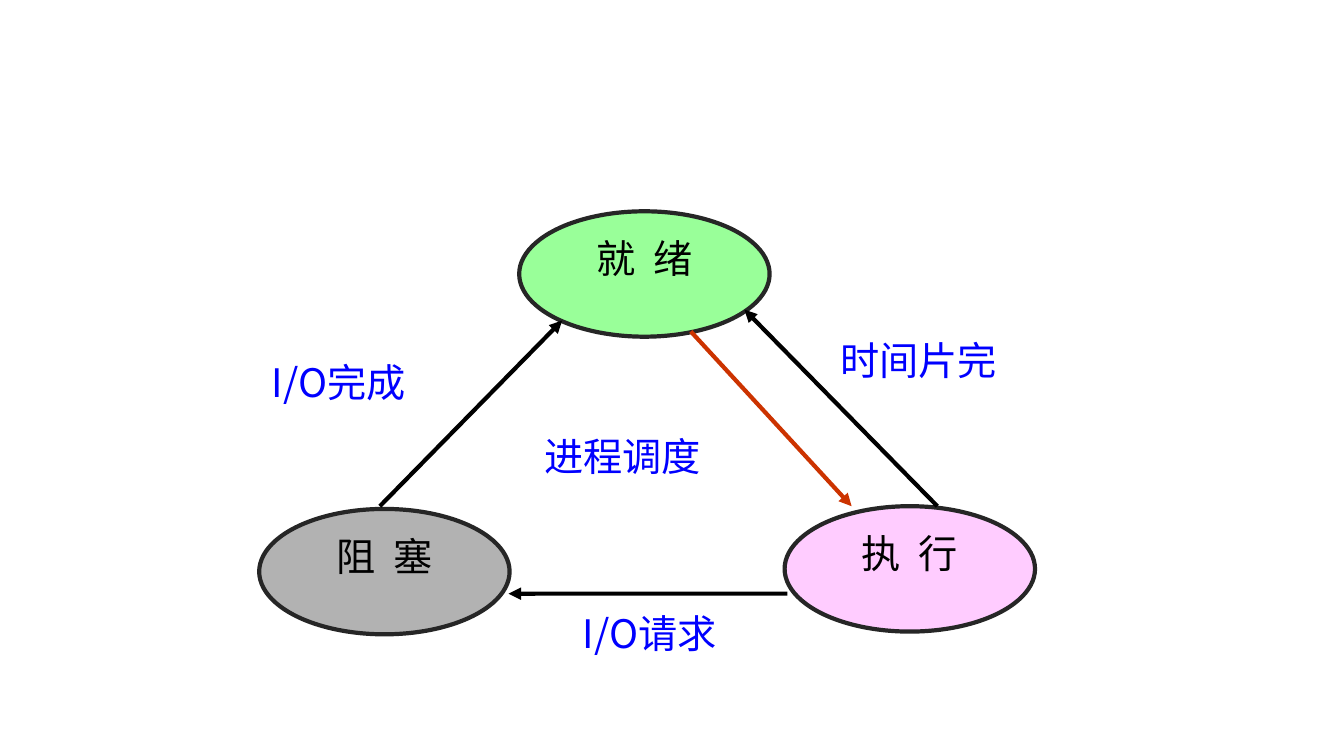
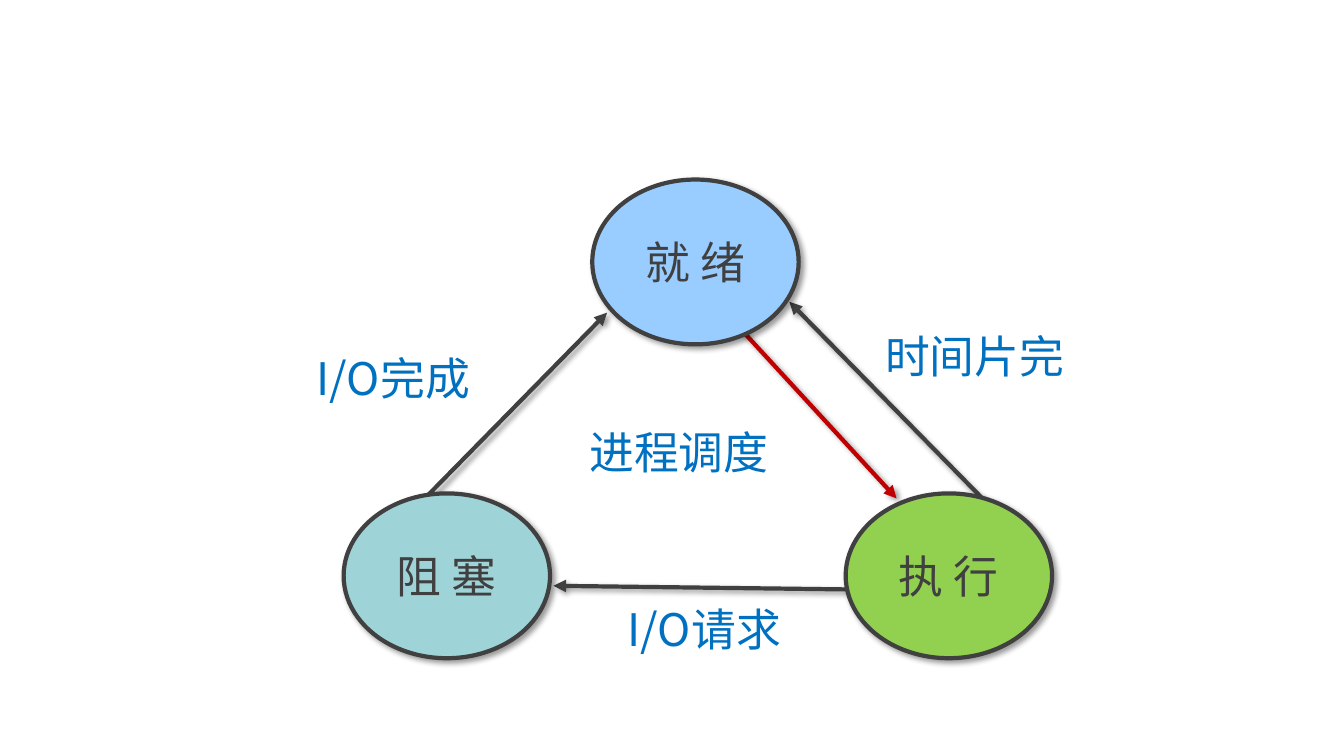
Before and after one commit to edu2act/course-computerIntroduction, a slide deck: slide 21 of materials/slides/ch05.pptx (slide 20 before the commit). Drawn at 1344x756 pixels with LibreOffice and Linux fonts; fonts in the diff are those of the drawing; background and template pictures are left out. Boxes give left, top, right and bottom in pixels: in the first picture for what was removed or moved away, otherwise in the second. Text is boxed around its words. In the diff, an @@ line names an element or a change of style, - is before the commit and + after.

```diff
--- a/materials/slides/ch05.pptx
+++ b/materials/slides/ch05.pptx
@@ ellipse "就 绪": place and size @@
-ellipse "就 绪" at box(519, 212, 769, 337)
+ellipse "就 绪" at box(593, 179, 800, 345)
@@ ellipse "就 绪" at box(593, 179, 800, 345): size 28 to 32 pt, text colour #000000 to #404040; less space between paragraphs; vertical alignment top to middle; fill #99FF99 to #99CCFF; outline #262626 3 pt to #404040 3 pt; shadow on @@
@@ arrow (424, 498) - (607, 313): stroke #000000 3 pt to #404040 3 pt @@
@@ 3 arrows: place and size @@
-3 arrows at box(380, 310, 938, 506)
+3 arrows at box(424, 301, 983, 498)
@@ arrow (736, 324) - (896, 498): stroke #CC3300 3 pt to #C00000 3 pt @@
@@ arrow (983, 498) - (789, 301): stroke #000000 3 pt to #404040 3 pt @@
@@ text "时间片完": place and size @@
-text "时间片完" at box(840, 342, 997, 378)
+text "时间片完" at box(885, 335, 1064, 377)
@@ text "I/O完成": place and size @@
-text "I/O完成" at box(272, 364, 406, 404)
+text "I/O完成" at box(317, 357, 470, 403)
@@ text "进程调度": place and size @@
-text "进程调度" at box(544, 438, 701, 474)
+text "进程调度" at box(589, 431, 768, 473)
@@ ellipse "阻 塞": place and size @@
-ellipse "阻 塞" at box(259, 509, 509, 634)
+ellipse "阻 塞" at box(344, 493, 551, 658)
@@ ellipse "阻 塞" at box(344, 493, 551, 658): size 28 to 32 pt, text colour #000000 to #404040; vertical alignment top to middle; fill #B2B2B2 to #9ED3D7; outline #262626 3 pt to #404040 3 pt; shadow on @@
@@ ellipse "执 行": place and size @@
-ellipse "执 行" at box(784, 506, 1034, 631)
+ellipse "执 行" at box(846, 493, 1053, 658)
@@ ellipse "执 行" at box(846, 493, 1053, 658): size 28 to 32 pt, text colour #000000 to #404040; less space between paragraphs; vertical alignment top to middle; fill #FFCCFF to #92D050; outline #262626 3 pt to #404040 3 pt; shadow on @@
@@ arrow moved from (787, 594) - (508, 594) to (846, 590) - (554, 586) @@
@@ arrow (846, 590) - (554, 586): stroke #000000 3 pt to #404040 3 pt @@
@@ size 28 to 32 pt, text colour #0000FF to #0070C0 in 4 elements at box(589, 431, 768, 473), box(885, 335, 1064, 377), box(317, 357, 470, 403), box(628, 608, 781, 654) @@
@@ text "I/O请求": place and size @@
-text "I/O请求" at box(583, 615, 717, 655)
+text "I/O请求" at box(628, 608, 781, 654)
```
Also in this commit, not shown: 15 other slides changed, 17 slides added, 1 slide removed, 1 other file.
